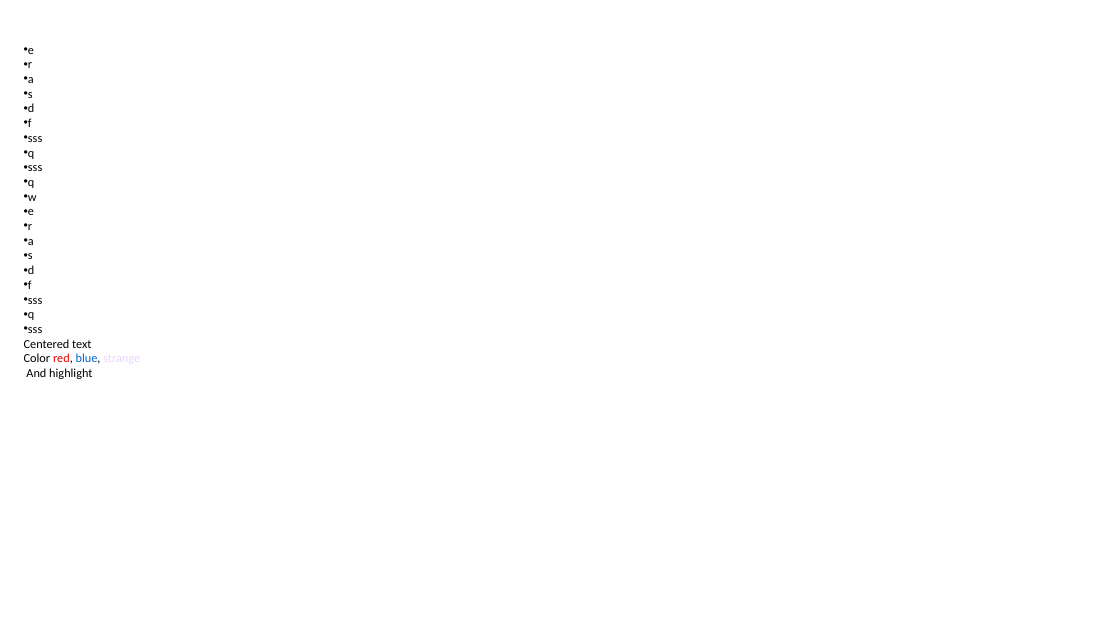
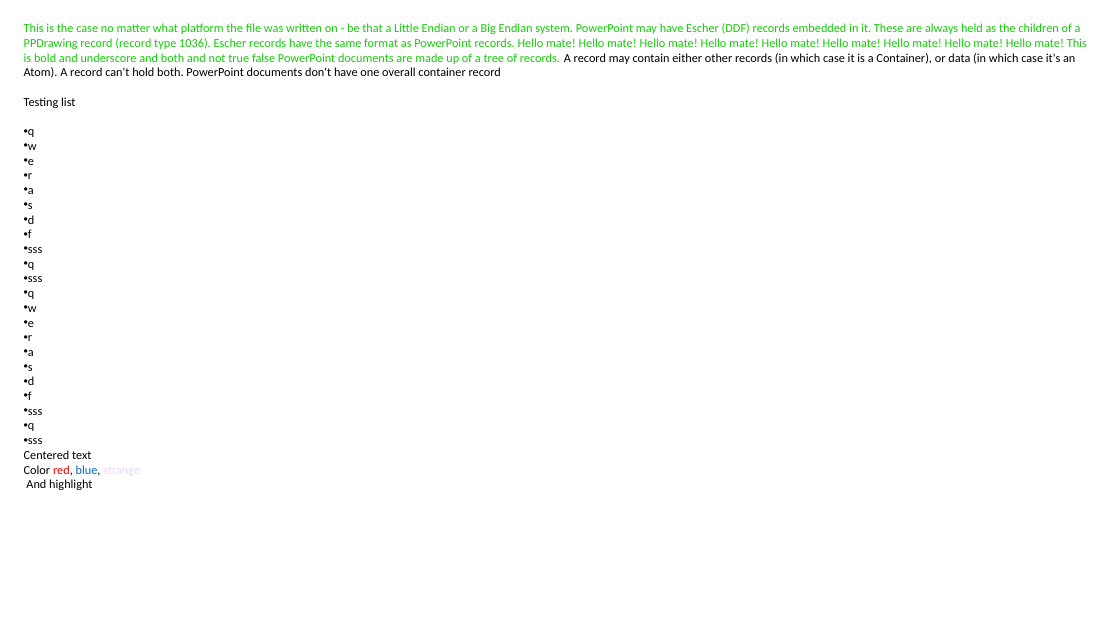
Before and after one commit to TheDiamondDoge/management_board_file_processors, a slide deck: slide 2 of html-to-ppt/TextFormat.pptx. Drawn at 1120x630 pixels with LibreOffice and Linux fonts; fonts in the diff are those of the drawing. Boxes give left, top, right and bottom in pixels: in the first picture for what was removed or moved away, otherwise in the second. Text is boxed around its words. In the diff, an @@ line names an element or a change of style, - is before the commit and + after.

```diff
--- a/html-to-ppt/TextFormat.pptx
+++ b/html-to-ppt/TextFormat.pptx
@@ text "This is the case no ...": place and size @@
-text "This is the case no ..." at <box>24,48,101,379</box>
+text "This is the case no ..." at <box>24,23,1087,490</box>
@@ text at <box>24,23,1087,150</box>: paragraphs added @@
+This is the case no matter what platform the file was written on - be that a Little Endian or a Big Endian system. PowerPoint may have Escher (DDF) records embedded in it. These are always held as the children of a PPDrawing record (record type 1036). Escher records have the same format as PowerPoint records. Hello mate! Hello mate! Hello mate! Hello mate! Hello mate! Hello mate! Hello mate! Hello mate! Hello mate! This is bold and underscore and both and not true false PowerPoint documents are made up of a tree of records. A record may contain either other records (in which case it is a Container), or data (in which case it's an Atom). A record can't hold both. PowerPoint documents don't have one overall container record
+Testing list
+• q
+• w
```
Also in this commit, not shown: 1 other slide changed, 4 other files.
